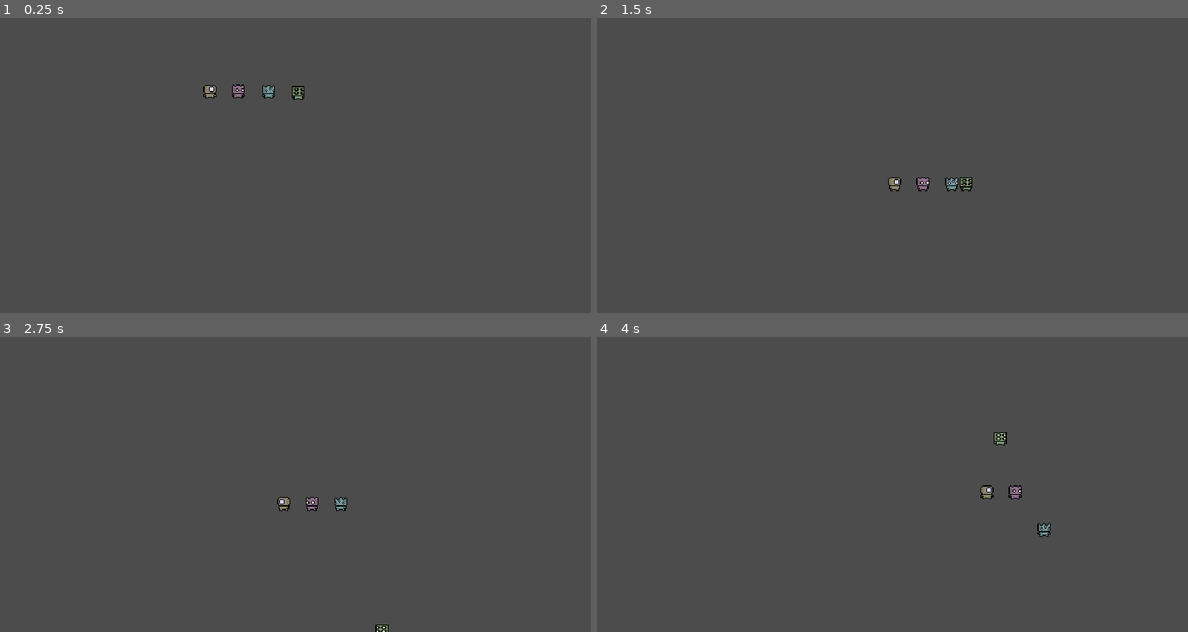
Above: before the commit, frames 1-4 (two rows, left to right).
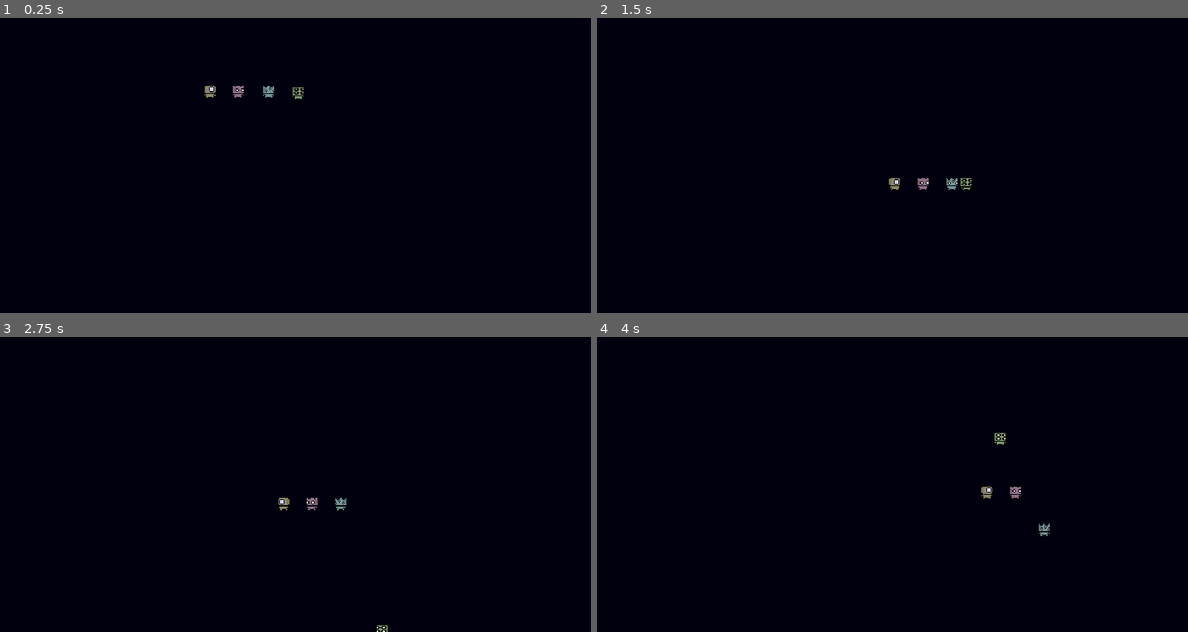
Above: after the commit, the same moments.

Repository: filipghorbani/godot-project
Game: Godot game, scene res://World.tscn
Two runs of this game, one before a commit and one after it. Both use one fixed random seed, a clock stepped at 60 frames per second and the inputs below.
Inputs:
- Up to frame 1 (0.25 s): no input
- Up to frame 2 (1.5 s): hold Right (ui_right) from 0.53 s (still down); tap Up (ui_up) at 0.77 s
- Up to frame 3 (2.75 s): tap Up (ui_up) at 1.52 s; release Right (ui_right) at 2.03 s; hold Left (ui_left) from 2.03 s (still down)
- Up to frame 4 (4 s): release Left (ui_left) at 2.78 s; hold Right (ui_right) from 2.78 s (still down); tap Up (ui_up) at 3.02, 3.77 s

The runs differ from the first frame. In frame 1, 100% of the frame differs, in the area x 0-100%, y 0-100%; in frame 2, 100%; in frame 3, 100%; in frame 4, 100%.

Commit message:
Added background

Diff:
--- a/World.tscn
+++ b/World.tscn
@@ -1,14 +1,20 @@
-[gd_scene load_steps=6 format=2]
+[gd_scene load_steps=7 format=2]
 
 [ext_resource path="res://Player/Player.tscn" type="PackedScene" id=1]
 [ext_resource path="res://Assets/Three Eye Sprite.png" type="Texture" id=2]
 [ext_resource path="res://Assets/Two Eye Sprite.png" type="Texture" id=3]
 [ext_resource path="res://Assets/Four Eye Sprite.png" type="Texture" id=4]
+[ext_resource path="res://Assets/Background.png" type="Texture" id=5]
 
-[sub_resource type="RectangleShape2D" id=5]
+[sub_resource type="RectangleShape2D" id=1]
 extents = Vector2( 117.35, 10 )
 
 [node name="World" type="Node2D"]
+
+[node name="Sprite" type="Sprite" parent="."]
+position = Vector2( 334.762, 175.111 )
+scale = Vector2( 42.8453, 22.8889 )
+texture = ExtResource( 5 )
 
 [node name="StaticBody2D" type="StaticBody2D" parent="."]
 position = Vector2( 325.827, 198.821 )
Binary file added: Assets/Background.png
Not shown, added: Assets/Background.png.import
Not shown: 2 places in World.tscn that only renumber resources
